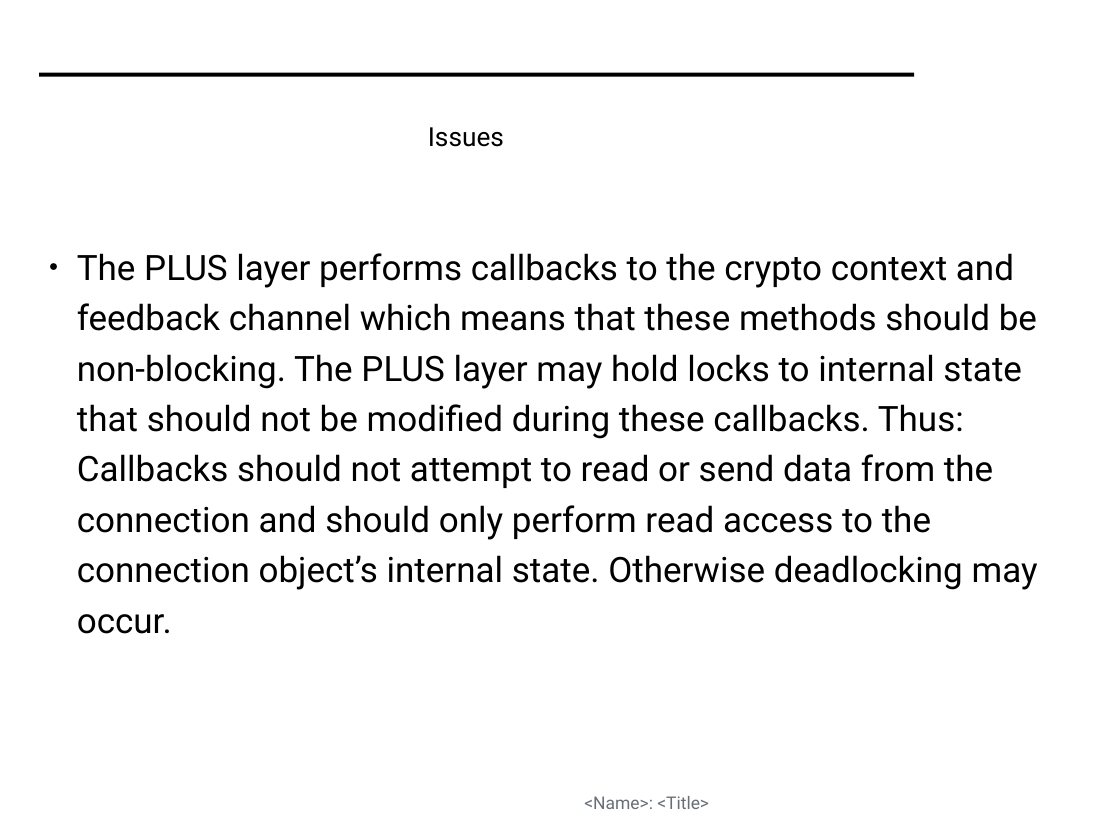
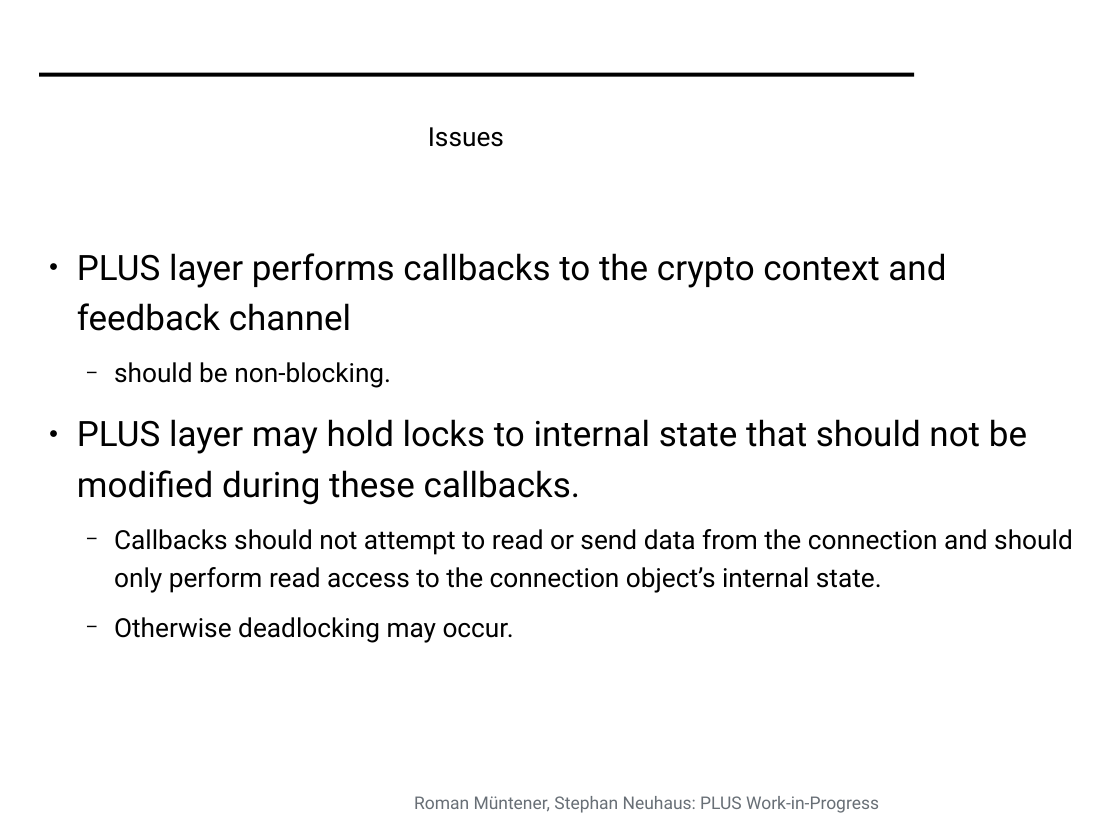
Before and after one commit to mami-project/roadshows, a slide deck: slide 12 of mami-oslo/PLUS_WIP.odp (slide 8 before the commit). Drawn at 1120x840 pixels with LibreOffice and Linux fonts; fonts in the diff are those of the drawing; background and template pictures are left out. Boxes give left, top, right and bottom in pixels: in the first picture for what was removed or moved away, otherwise in the second. Text is boxed around its words. In the diff, an @@ line names an element or a change of style, - is before the commit and + after.

Commit message:
More on PLUS

```diff
--- a/mami-oslo/PLUS_WIP.odp
+++ b/mami-oslo/PLUS_WIP.odp
@@ text at <box>77,253,1073,643</box>: text changed; size 32 to 24 pt @@
-● The PLUS layer performs callbacks to the crypto context and feedback channel which means that these methods should be non-blocking. The PLUS layer may hold locks to internal state that should not be modified during these callbacks. Thus: Callbacks should not attempt to read or send data from the connection and should only perform read access to the connection object’s internal state. Otherwise deadlocking may occur.
+● PLUS layer performs callbacks to the crypto context and feedback channel
+  − should be non-blocking.
+● PLUS layer may hold locks to internal state that should not be modified during these callbacks.
+  − Callbacks should not attempt to read or send data from the connection and should only perform read access to the connection object’s internal state.
+  − Otherwise deadlocking may occur.
@@ text at <box>414,796,879,813</box>: text changed @@
-<Name>: <Title>
+Roman Müntener, Stephan Neuhaus: PLUS Work-in-Progress
```
Also in this commit, not shown: 12 other slides changed, 5 slides added, 1 slide removed.
